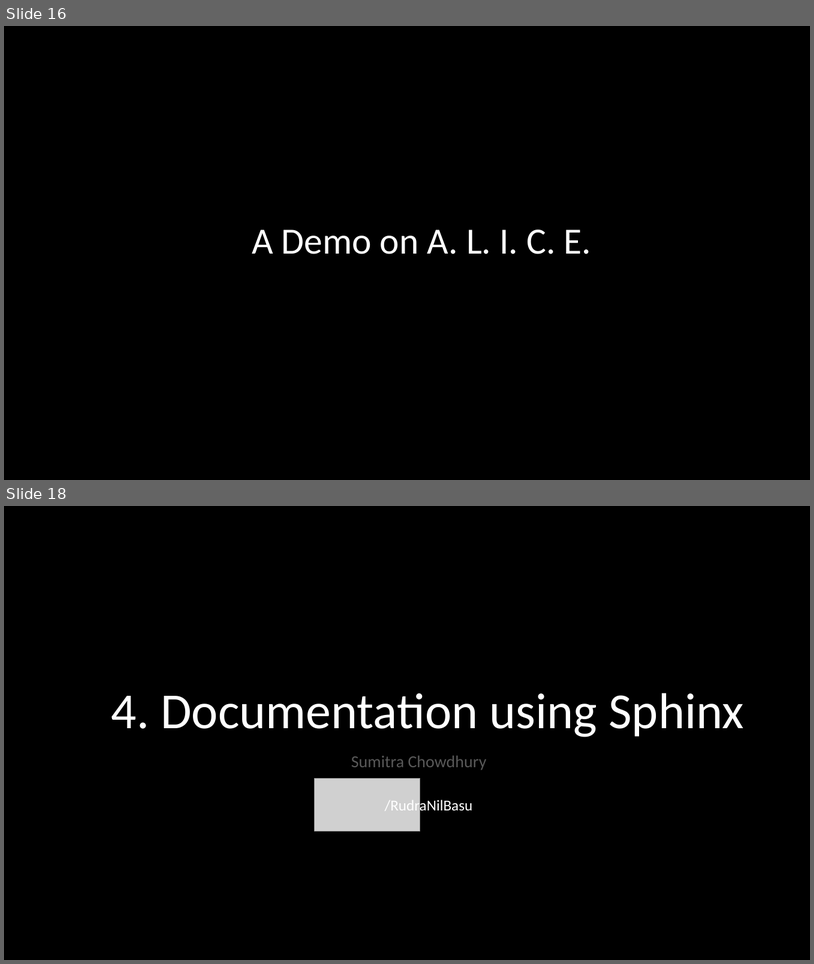
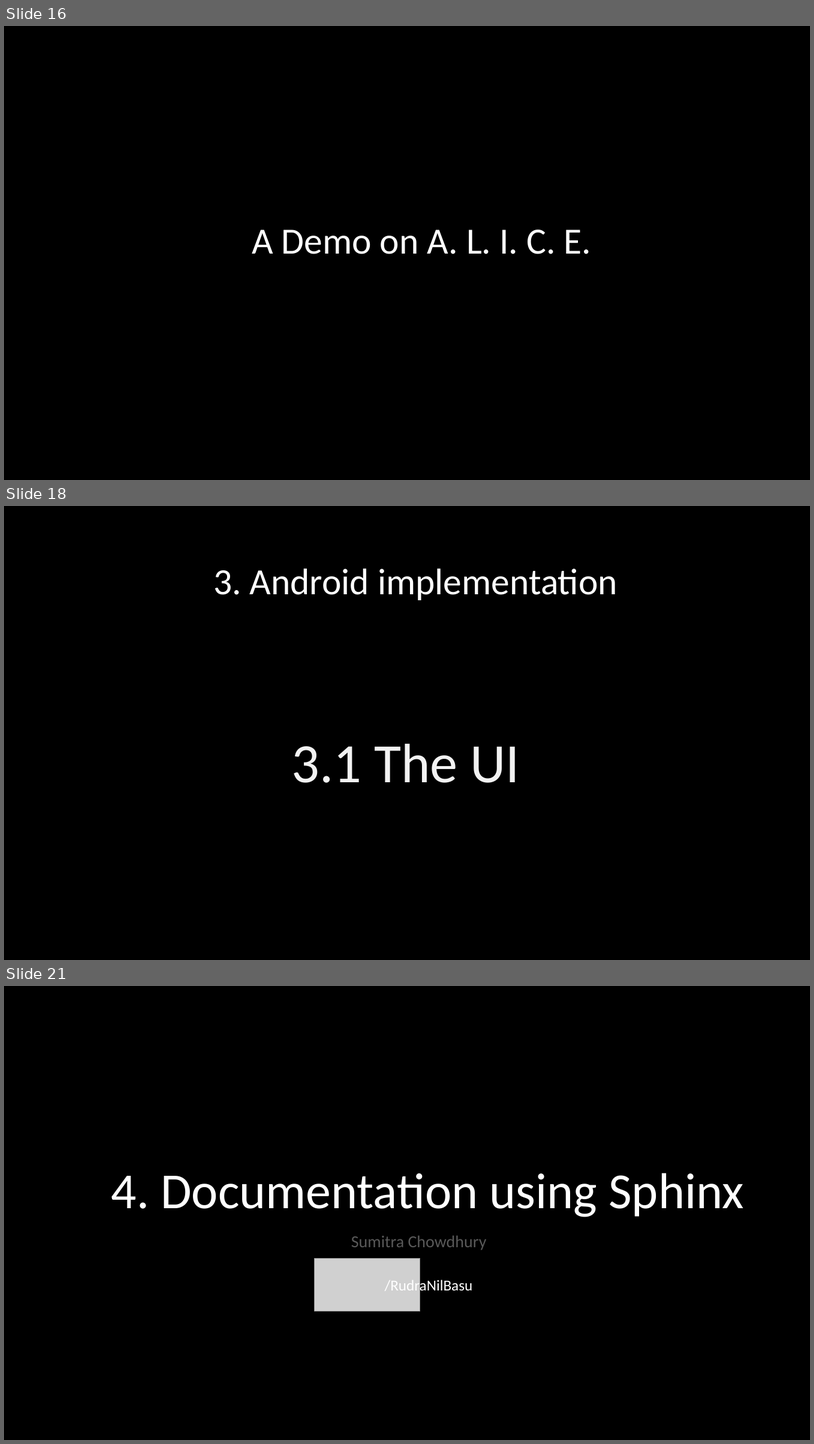
Before and after one commit to PhoenixRRDS/Presentation, a slide deck: The design and development of AIRYL.pptx. Shown one above the other, each under a label of ours: slides 16 and 18 before the commit, slides 16, 18 and 21 after it; the slides between them are not shown. The pictures are 814x964 and 814x1444 pixels, drawn with LibreOffice and Linux fonts; fonts in the diff are those of the drawing; grey boxes stand for pictures. Boxes give left, top, right and bottom in pixels: in the first picture for what was removed or moved away, otherwise in the second. Text is boxed around its words. In the diff, an @@ line names an element or a change of style, - is before the commit and + after.

```diff
--- a/The design and development of AIRYL.pptx
+++ b/The design and development of AIRYL.pptx
@@ slide 18 added at (4, 506, 810, 960), background #000000 @@
@@ text added at (213, 568, 618, 600), 44 pt, text #FFFFFF @@
+3. Android implementation
@@ text added at (291, 744, 519, 783), 66 pt, text #F2F2F2 @@
+3.1 The UI
@@ what was slide 18 is now slide 21 @@
```
Also in this commit, not shown: 1 slide changed, 2 other slides added.
